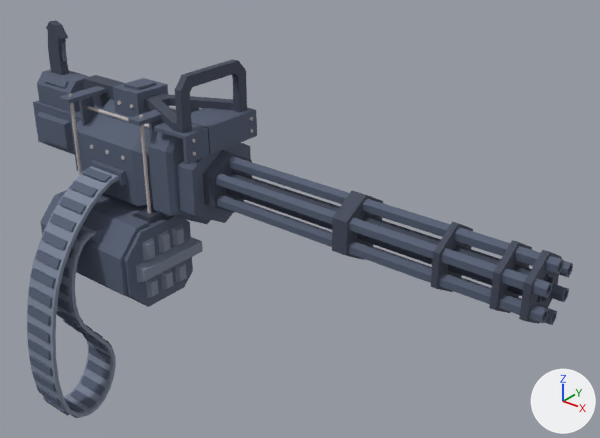
An edit to the glTF model openttd/media/baseset/decouple/objekty/predmety/kulomet.glb, drawn before and after from the same camera.
Rendered twice from a 50 mm lens placed at (1.611, -1.141, 0.584), pointed at (0.675, 0.029, -0.141). Arrows for +X, +Y and +Z are at lower right; the lights stay in place. The picture after the commit comes second. Where no turn or scale is listed for an object, it has been applied to the vertices.
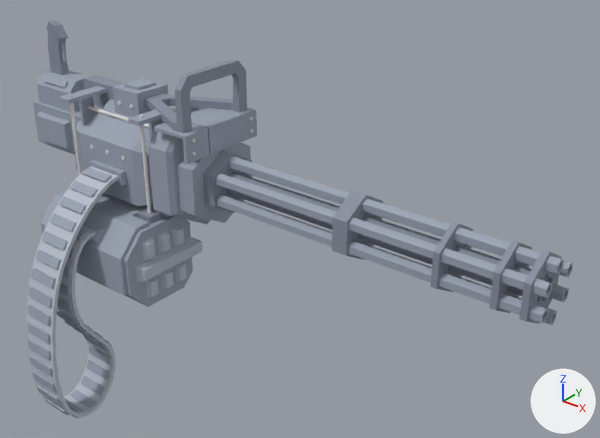
The change, as a diff of the scene's bpy script:
```diff
--- a/openttd/media/baseset/decouple/objekty/predmety/kulomet.glb.py
+++ b/openttd/media/baseset/decouple/objekty/predmety/kulomet.glb.py
@@ mat_kulomet_1 @@
 mat_kulomet_1 = principled_material('kulomet_1')
-mat_kulomet_1.base_color = (0.051, 0.0627, 0.098)  # dark blue #404758
+mat_kulomet_1.base_color = (0.25, 0.278, 0.346)  # grey #89909f
 mat_kulomet_1.roughness = 0.8
@@ mat_kulomet_2 @@
 mat_kulomet_2 = principled_material('kulomet_2')
-mat_kulomet_2.base_color = (0.0863, 0.11, 0.169)  # dark blue #535d72
+mat_kulomet_2.base_color = (0.325, 0.365, 0.448)  # grey #9aa3b3
 mat_kulomet_2.roughness = 0.8
@@ mat_kulomet_3 @@
 mat_kulomet_3 = principled_material('kulomet_3')
-mat_kulomet_3.base_color = (0.208, 0.247, 0.329)  # greyish blue #7e889b
+mat_kulomet_3.base_color = (0.493, 0.534, 0.609)  # pale blue #bac1cd
 mat_kulomet_3.roughness = 0.8
```

What differs and where, as boxes (x1, y1, x2, y2) in the pictures (600 x 438 px):
'Mesh_0', recoloured (dark blue to grey): (27, 20, 573, 418) in both
